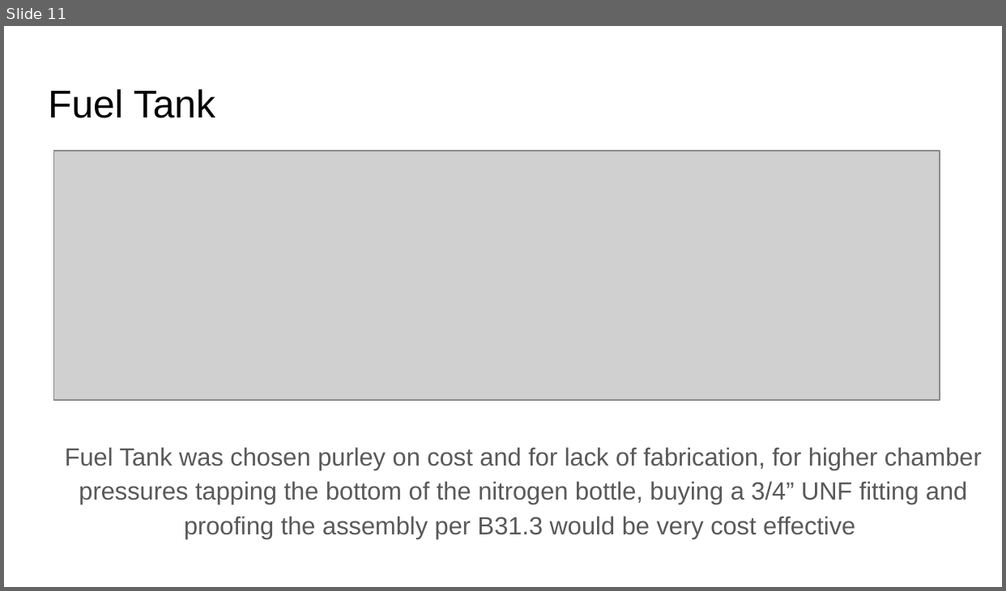
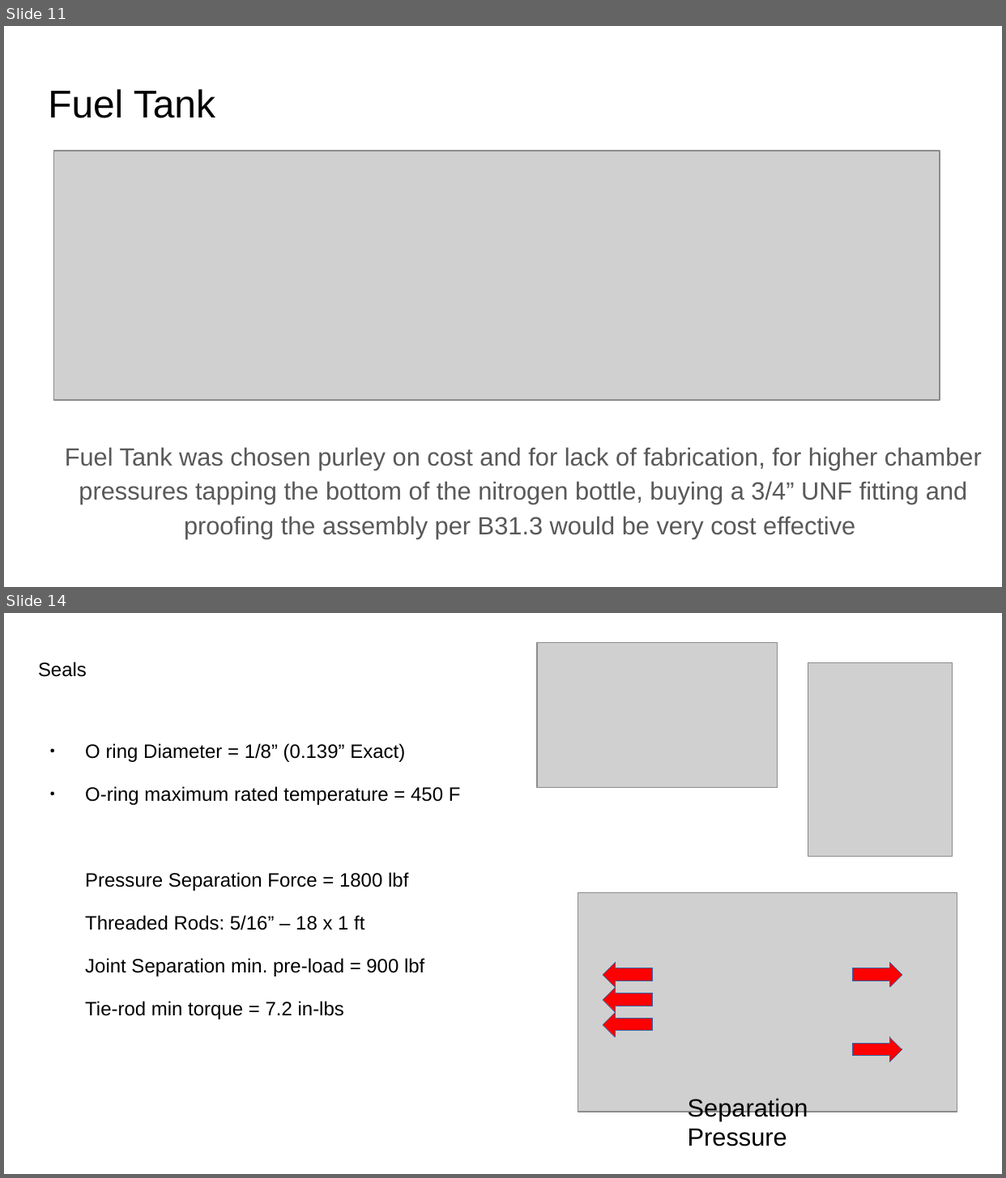
Before and after one commit to ControlSoup/Thrusty, a slide deck: projects/nitrious_engine/presentations/Review.odp. Shown one above the other, each under a label of ours: slide 11 before the commit, slides 11 and 14 after it; the slides between them are not shown. The pictures are 1006x591 and 1006x1178 pixels, drawn with LibreOffice and Linux fonts; fonts in the diff are those of the drawing; grey boxes stand for pictures. Boxes give left, top, right and bottom in pixels: in the first picture for what was removed or moved away, otherwise in the second. Text is boxed around its words. In the diff, an @@ line names an element or a change of style, - is before the commit and + after.

```diff
--- a/projects/nitrious_engine/presentations/Review.odp
+++ b/projects/nitrious_engine/presentations/Review.odp
@@ slide 14 added at bbox=[4, 613, 1002, 1174], background #FFFFFF @@
@@ picture added at bbox=[537, 643, 778, 788] @@
@@ title added at bbox=[38, 662, 87, 677], 14 pt, text #000000 @@
+Seals
@@ picture added at bbox=[808, 663, 952, 857] @@
@@ text added at bbox=[85, 743, 461, 1020], 14 pt, text #000000 @@
+● O ring Diameter = 1/8” (0.139” Exact)
+● O-ring maximum rated temperature = 450 F
+Pressure Separation Force = 1800 lbf
+Threaded Rods: 5/16” – 18 x 1 ft
+Joint Separation min. pre-load = 900 lbf
+Tie-rod min torque = 7.2 in-lbs
@@ picture added at bbox=[577, 893, 957, 1112] @@
@@ left arrow added at bbox=[603, 962, 653, 987], fill #FF0000, outline #3465A4 0 pt @@
@@ left arrow added at bbox=[852, 962, 902, 987], fill #FF0000, outline #3465A4 0 pt @@
@@ left arrow added at bbox=[603, 987, 653, 1012], fill #FF0000, outline #3465A4 0 pt @@
@@ left arrow added at bbox=[603, 1012, 653, 1037], fill #FF0000, outline #3465A4 0 pt @@
@@ left arrow added at bbox=[852, 1037, 902, 1062], fill #FF0000, outline #3465A4 0 pt @@
@@ text added at bbox=[688, 1098, 808, 1147], 18 pt, text #000000 @@
+Separation Pressure
```
Also in this commit, not shown: 2 slides changed, 1 other slide added, 1 slide removed, 1 other file.
